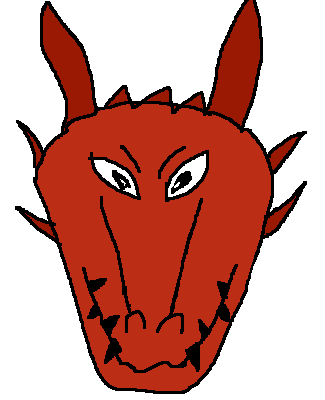
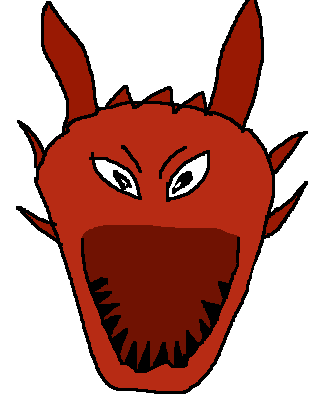
Revision of a layered 325×400 image; what changed, layer by layer:
painted on "Background" over [15, 0, 308, 394]
